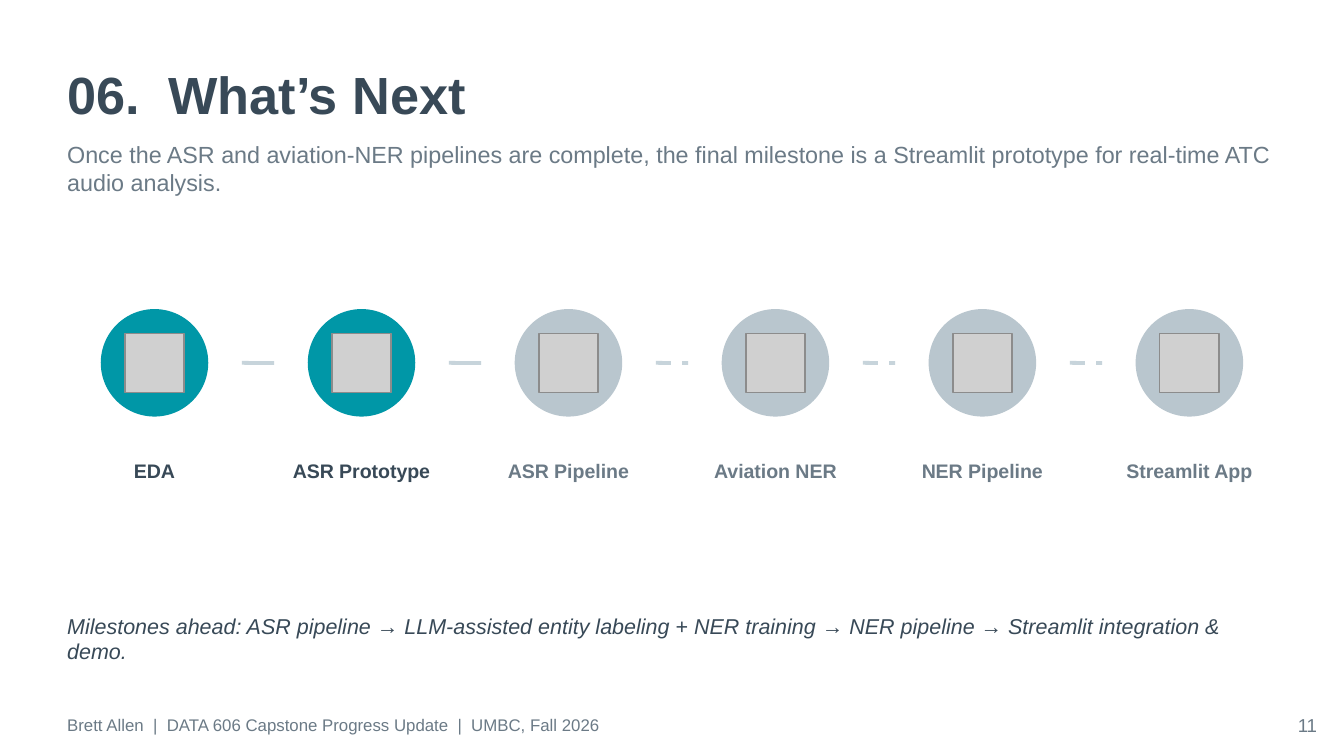
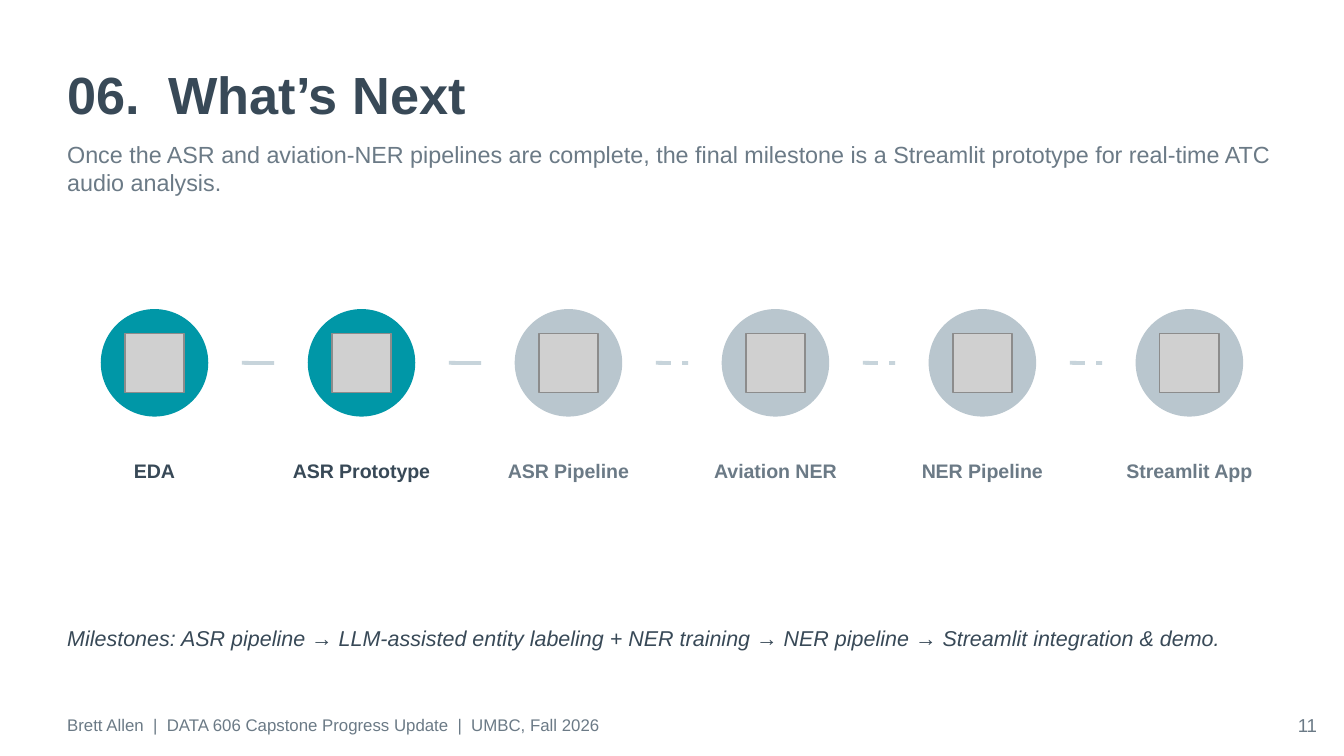
Before and after one commit to BrettFX/UMBC-DATA606-Capstone, a slide deck: slide 11 of docs/Allen_DATA_606_Capstone_Progress_Update.pptx. Drawn at 1344x756 pixels with LibreOffice and Linux fonts; fonts in the diff are those of the drawing; grey boxes stand for pictures. Boxes give left, top, right and bottom in pixels: in the first picture for what was removed or moved away, otherwise in the second. Text is boxed around its words. In the diff, an @@ line names an element or a change of style, - is before the commit and + after.

```diff
--- a/docs/Allen_DATA_606_Capstone_Progress_Update.pptx
+++ b/docs/Allen_DATA_606_Capstone_Progress_Update.pptx
@@ text at <box>67,630,1220,651</box>: text changed @@
-Milestones ahead: ASR pipeline → LLM-assisted entity labeling + NER training → NER pipeline → Streamlit integration & demo.
+Milestones: ASR pipeline → LLM-assisted entity labeling + NER training → NER pipeline → Streamlit integration & demo.
```
Also in this commit, not shown: 8 other slides changed.
